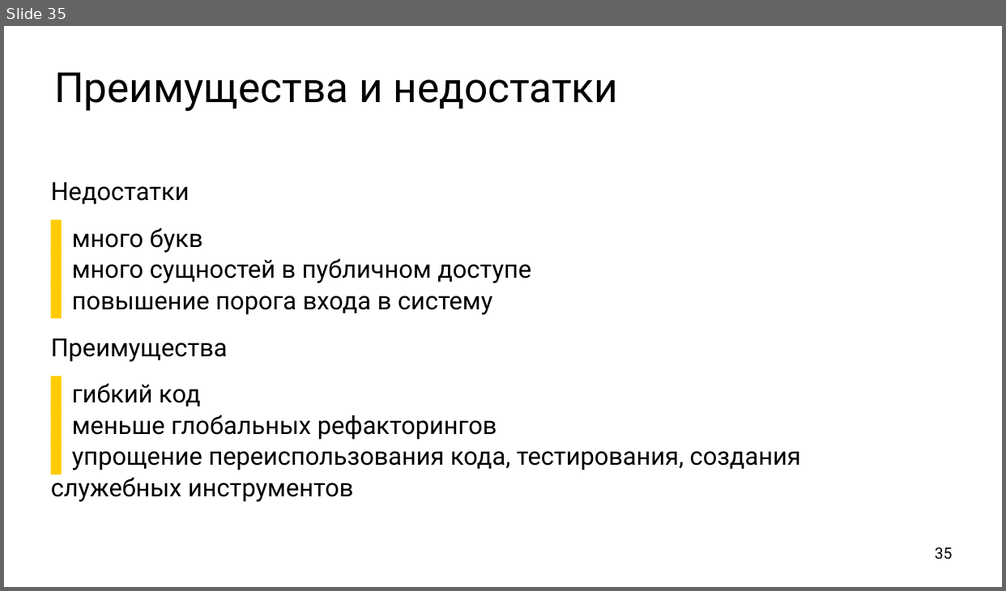
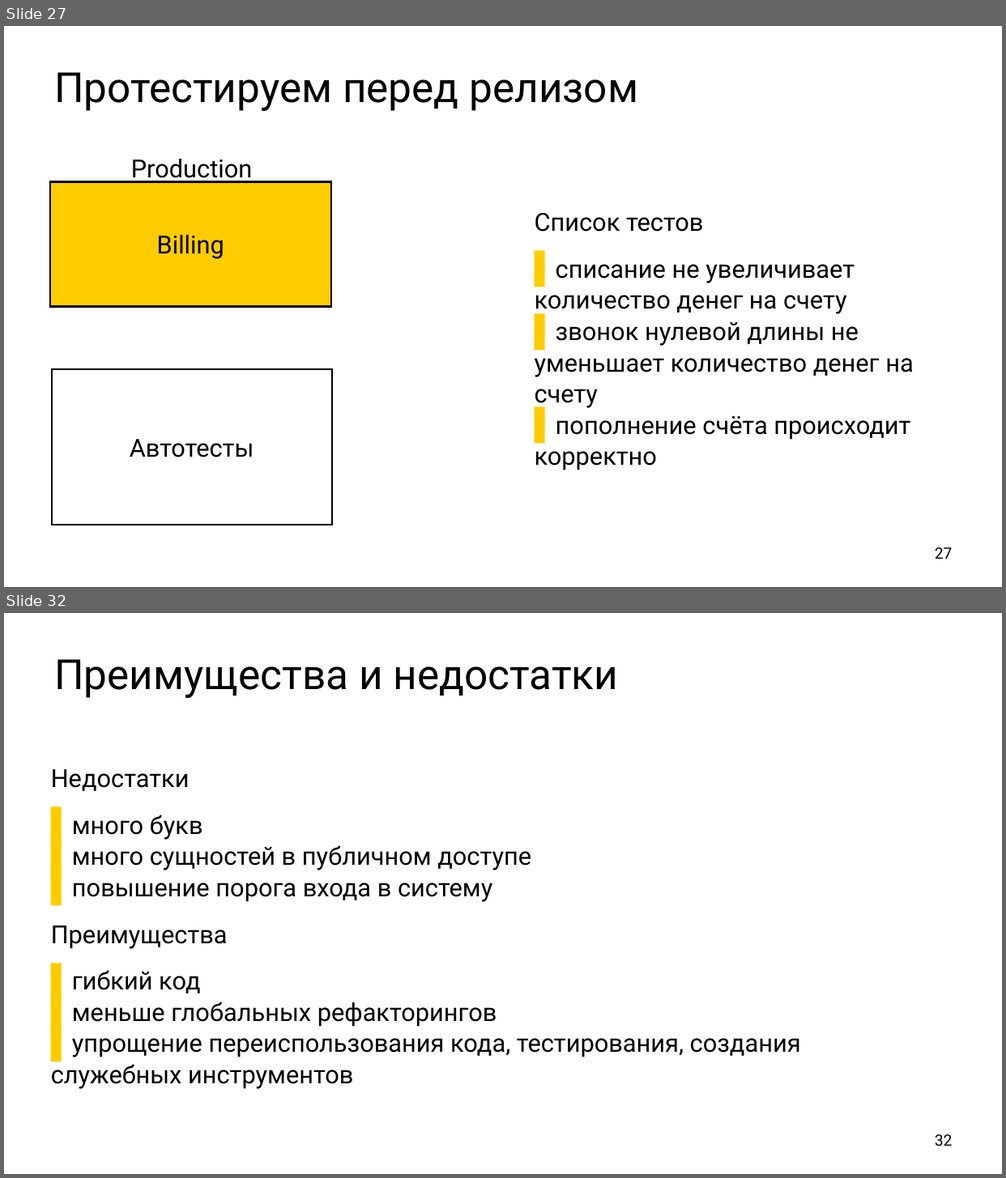
Before and after one commit to ishfb/cpprus17, a slide deck: slides.pptx. Shown one above the other, each under a label of ours: slide 35 before the commit, slides 27 and 32 after it; the slides between them are not shown. The pictures are 1006x591 and 1006x1178 pixels, drawn with LibreOffice and Linux fonts; fonts in the diff are those of the drawing. Boxes give left, top, right and bottom in pixels: in the first picture for what was removed or moved away, otherwise in the second. Text is boxed around its words. In the diff, an @@ line names an element or a change of style, - is before the commit and + after.

```diff
--- a/slides.pptx
+++ b/slides.pptx
@@ slide 27 added at <box>4,26,1002,587</box>, background #FFFFFF @@
@@ title added at <box>54,72,639,111</box>, 80 pt, text #000000 @@
+Протестируем перед релизом
@@ text added at <box>131,159,253,185</box>, 48 pt, text #000000 @@
+Production
@@ rectangle added at <box>50,182,331,307</box>, fill #FFCC00, outline #000000 4 pt, 48 pt, text #000000 @@
+Billing
@@ text added at <box>535,213,913,471</box>, 48 pt, text #000000 @@
+Список тестов
+  ▌ списание не увеличивает количество денег на счету
+  ▌ звонок нулевой длины не уменьшает количество денег на счету
+  ▌ пополнение счёта происходит корректно
@@ rectangle added at <box>52,369,332,525</box>, outline #000000 3 pt, 48 pt, text #000000 @@
+Автотесты
@@ page number added at <box>935,548,953,559</box>, 30 pt, text #000000 @@
+27
@@ what was slide 35 is now slide 32 @@
@@ page number at <box>935,1135,953,1146</box>: text changed @@
-35
+32
```
Also in this commit, not shown: 2 slides changed, 2 other slides added, 6 slides removed, 2 other files.
